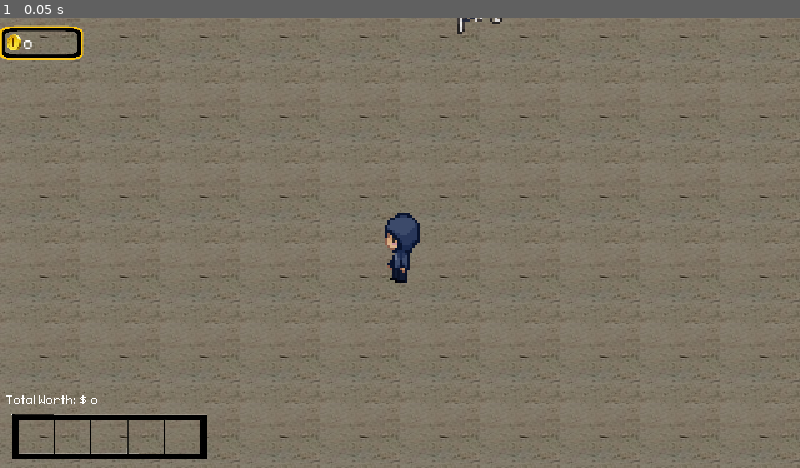
Above: before the commit, frame 1.
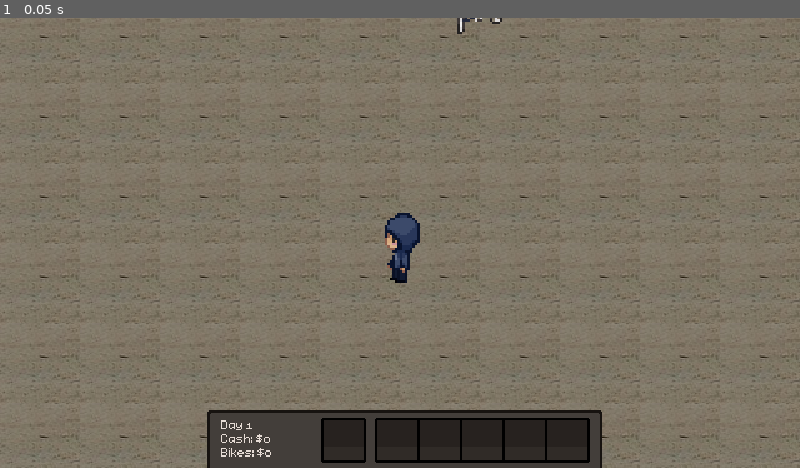
Above: after the commit, the same moment.

Repository: nithinsenthil/UCDBTS
Game: Godot game, scene res://Scenes/level_1.tscn
Two runs of this game, one before a commit and one after it. Both use one fixed random seed, a clock stepped at 60 frames per second and the inputs below. This scene is started directly instead of the project's main scene. The engine's default icon, where the game draws it, is replaced by a stand-in: a white triangle on a blue panel in a dark square.
Inputs:
- Up to frame 1 (0.05 s): no input

The runs differ from the first frame. In frame 1, 7.6% of the frame differs, in the area x 0-76%, y 1-100%.
Error in both runs: Cannot call method 'add_child' on a null value. (res://Scripts/Managers/scene_manager.gd:27)

Commit message:
New HUD template

Diff:
--- a/ucdbts/Scenes/level_1.tscn
+++ b/ucdbts/Scenes/level_1.tscn
@@ -1,21 +1,20 @@
-[gd_scene load_steps=18 format=3 uid="uid://u5cbtsx5gtfs"]
+[gd_scene load_steps=17 format=3 uid="uid://u5cbtsx5gtfs"]
 
 [ext_resource type="PackedScene" uid="uid://gxrmon58v2of" path="res://Scenes/camera.tscn" id="1_lsmp6"]
-[ext_resource type="Script" path="res://Scripts/level_1.gd" id="1_wrinw"]
+[ext_resource type="Script" uid="uid://csmojftlbnmwu" path="res://Scripts/level_1.gd" id="1_wrinw"]
 [ext_resource type="PackedScene" uid="uid://djchl1edhuuic" path="res://Scenes/debug_scene.tscn" id="2_xrdnt"]
 [ext_resource type="PackedScene" uid="uid://dmlnsq8mvdrq7" path="res://Scenes/player.tscn" id="3_wrinw"]
 [ext_resource type="Texture2D" uid="uid://cbfk6vu0papus" path="res://Assets/environment/ucdavis.jpg" id="4_chwpn"]
 [ext_resource type="Script" uid="uid://bewtipkcwvdg" path="res://Scripts/money.gd" id="5_af3po"]
 [ext_resource type="Script" uid="uid://bablma2t4h3vm" path="res://Scripts/Debugging/debug_label.gd" id="6_uy8f0"]
 [ext_resource type="Script" uid="uid://cplyk1jik3cck" path="res://Scripts/pockets.gd" id="7_6r07y"]
-[ext_resource type="Texture2D" uid="uid://10a62s21ftkn" path="res://Assets/ui_elements/coin_display2.png" id="7_chwpn"]
-[ext_resource type="Script" path="res://Scripts/end_level.gd" id="8_xrdnt"]
-[ext_resource type="Texture2D" uid="uid://biylug8advjp6" path="res://Assets/ui_elements/pocket_display.png" id="10_af3po"]
+[ext_resource type="Script" uid="uid://c6yccf4lx8l0t" path="res://Scripts/end_level.gd" id="8_xrdnt"]
 [ext_resource type="Script" uid="uid://bhdfyrgtmohsh" path="res://Scripts/bike_1.gd" id="11_uy8f0"]
-[ext_resource type="Script" uid="uid://dsbcd5ja5mxf4" path="res://Scripts/bike_2.gd" id="12_6r07y"]
-[ext_resource type="Script" uid="uid://bp3lwx7kwr0ww" path="res://Scripts/bike_3.gd" id="13_6ioyp"]
-[ext_resource type="Script" uid="uid://b0odkellsfjw3" path="res://Scripts/bike_4.gd" id="14_oovug"]
-[ext_resource type="Script" uid="uid://beqtptwtchldw" path="res://Scripts/bike_5.gd" id="15_8i23i"]
+[ext_resource type="Script" path="res://Scripts/bike_2.gd" id="12_6r07y"]
+[ext_resource type="Script" path="res://Scripts/bike_3.gd" id="13_6ioyp"]
+[ext_resource type="Script" path="res://Scripts/bike_4.gd" id="14_oovug"]
+[ext_resource type="Script" path="res://Scripts/bike_5.gd" id="15_8i23i"]
+[ext_resource type="Texture2D" uid="uid://u3oxm8cgh4ji" path="res://Assets/ui_elements/hud.png" id="17_8yhm2"]
 
 [sub_resource type="RectangleShape2D" id="RectangleShape2D_wrinw"]
 size = Vector2(91.5, 173)
@@ -38,22 +37,42 @@
 scale = Vector2(0.59791666, 0.50703126)
 texture = ExtResource("4_chwpn")
 
+[node name="HUD" type="CanvasLayer" parent="."]
+
+[node name="TextureRect" type="TextureRect" parent="HUD"]
+offset_right = 640.0
+offset_bottom = 360.0
+texture = ExtResource("17_8yhm2")
+
+[node name="DayDispllay" type="CanvasLayer" parent="."]
+
+[node name="Label" type="Label" parent="DayDispllay"]
+anchors_preset = -1
+anchor_left = -0.01875
+anchor_right = 0.0421875
+offset_left = 189.0
+offset_top = 316.0
+offset_right = 229.0
+offset_bottom = 332.0
+theme_override_colors/font_color = Color(0.9019608, 0.8627451, 0.8352941, 1)
+text = "Day 1"
+
 [node name="MoneyDisplay" type="CanvasLayer" parent="."]
 unique_name_in_owner = true
 script = ExtResource("5_af3po")
 
 [node name="Label" type="Label" parent="MoneyDisplay"]
-offset_left = 19.0
-offset_top = 7.0
-offset_right = 59.0
-offset_bottom = 33.0
-theme_override_font_sizes/font_size = 21
+offset_left = 177.0
+offset_top = 327.0
+offset_right = 259.0
+offset_bottom = 343.0
+theme_override_colors/font_color = Color(0.9019608, 0.8627451, 0.8352941, 1)
+text = "Cash: $1000"
 
 [node name="TextureRect" type="TextureRect" parent="MoneyDisplay"]
 offset_right = 40.0
 offset_bottom = 40.0
 scale = Vector2(0.1, 0.1)
-texture = ExtResource("7_chwpn")
 
 [node name="Debug" type="Label" parent="."]
 visible = false
@@ -66,57 +85,51 @@
 layer = 2
 script = ExtResource("7_6r07y")
 
-[node name="PocketBoxes" type="TextureRect" parent="PocketsDisplay"]
-offset_left = 2.0
-offset_top = 299.0
-offset_right = 745.0
-offset_bottom = 635.0
-scale = Vector2(0.25, 0.25)
-texture = ExtResource("10_af3po")
-
 [node name="Label" type="Label" parent="PocketsDisplay"]
-offset_left = 5.0
-offset_top = 296.0
-offset_right = 45.0
-offset_bottom = 319.0
+offset_left = 177.0
+offset_top = 338.0
+offset_right = 260.0
+offset_bottom = 354.0
+theme_override_colors/font_color = Color(0.9019608, 0.8627451, 0.8352941, 1)
+text = "Bikes: $1000"
 
 [node name="Bike1" type="TextureRect" parent="PocketsDisplay"]
-offset_left = 16.0
-offset_top = 323.0
-offset_right = 41.0
-offset_bottom = 348.0
+offset_left = 302.0
+offset_top = 322.0
+offset_right = 334.0
+offset_bottom = 354.0
 expand_mode = 1
 script = ExtResource("11_uy8f0")
 
 [node name="Bike2" type="TextureRect" parent="PocketsDisplay"]
-offset_left = 46.0
+offset_left = 336.0
 offset_top = 322.0
-offset_right = 71.0
-offset_bottom = 347.0
+offset_right = 368.0
+offset_bottom = 354.0
 expand_mode = 1
 script = ExtResource("12_6r07y")
 
 [node name="Bike3" type="TextureRect" parent="PocketsDisplay"]
-offset_left = 75.0
+offset_left = 370.0
 offset_top = 322.0
-offset_right = 100.0
-offset_bottom = 347.0
+offset_right = 402.0
+offset_bottom = 354.0
 expand_mode = 1
 script = ExtResource("13_6ioyp")
 
 [node name="Bike4" type="TextureRect" parent="PocketsDisplay"]
-offset_left = 105.0
-offset_top = 323.0
-offset_right = 130.0
-offset_bottom = 348.0
+offset_left = 404.0
+offset_top = 322.0
+offset_right = 436.0
+offset_bottom = 354.0
 expand_mode = 1
 script = ExtResource("14_oovug")
 
 [node name="Bike5" type="TextureRect" parent="PocketsDisplay"]
-offset_left = 134.0
-offset_top = 323.0
-offset_right = 159.0
-offset_bottom = 348.0
+offset_left = 438.0
+offset_top = 322.0
+offset_right = 470.0
+offset_bottom = 354.0
 expand_mode = 1
 script = ExtResource("15_8i23i")
 
--- a/ucdbts/Scripts/money.gd
+++ b/ucdbts/Scripts/money.gd
@@ -13,4 +13,4 @@
 
 
 func update_label() -> void:
-	money_label.text = str(ResourceManager.get_total_funds())
+	money_label.text = "Cash: $%d" % [ResourceManager.get_total_funds()]
--- a/ucdbts/Scripts/pockets.gd
+++ b/ucdbts/Scripts/pockets.gd
@@ -12,4 +12,4 @@
 func update_label() -> void:
 	#pockets_label.text = "Pockets: %d/%d\nTotal held: $%d" % [ResourceManager.get_num_held_bikes(), ResourceManager.get_max_pocket_size(),
 			#ResourceManager.get_pocket_value()]
-	pockets_label.text = "Total Worth: $ %d" % [ResourceManager.get_pocket_value()]
+	pockets_label.text = "Bikes: $%d" % [ResourceManager.get_pocket_value()]
Binary file added: ucdbts/Assets/ui_elements/hud.png
Not shown, added: ucdbts/Assets/ui_elements/hud.png.import
